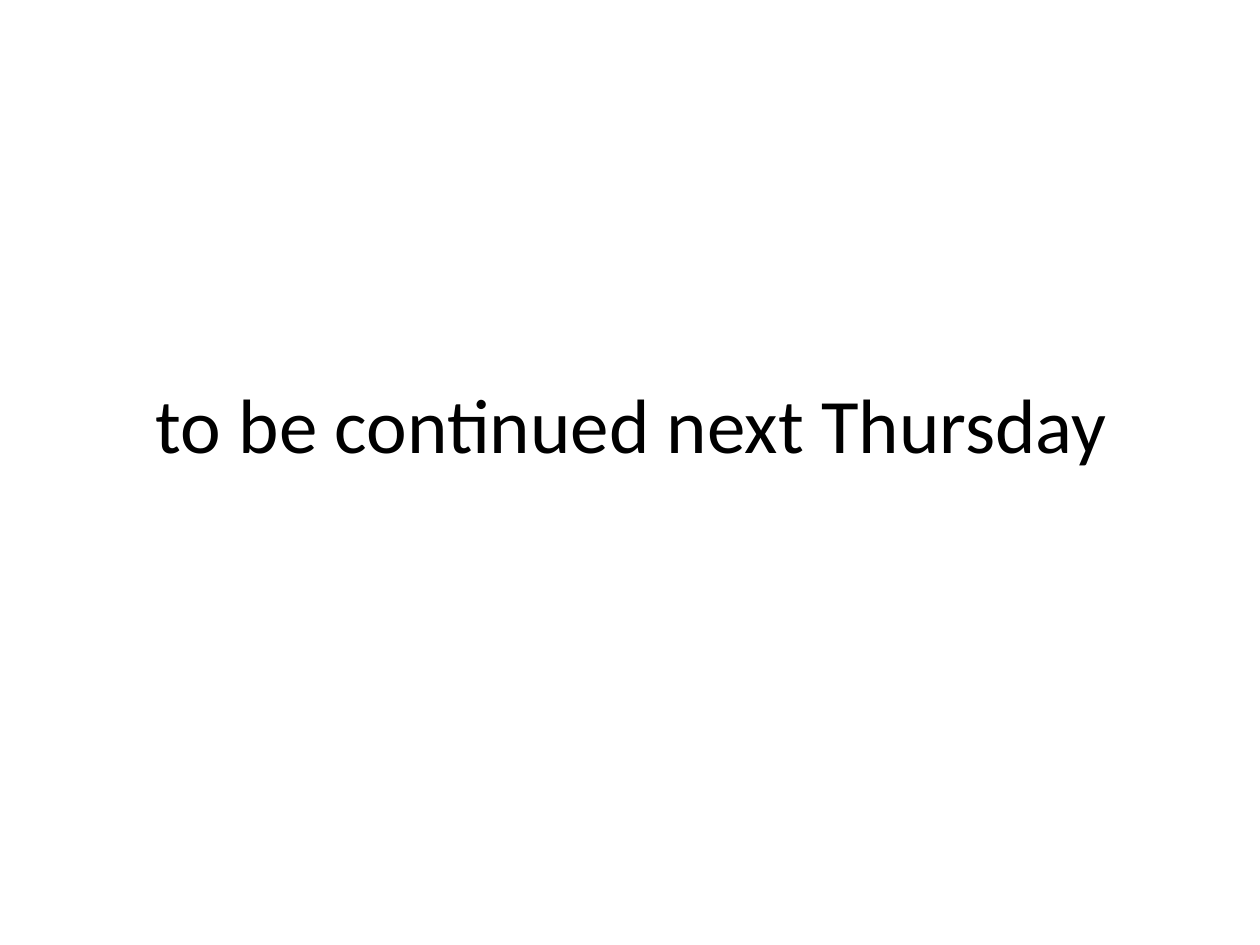
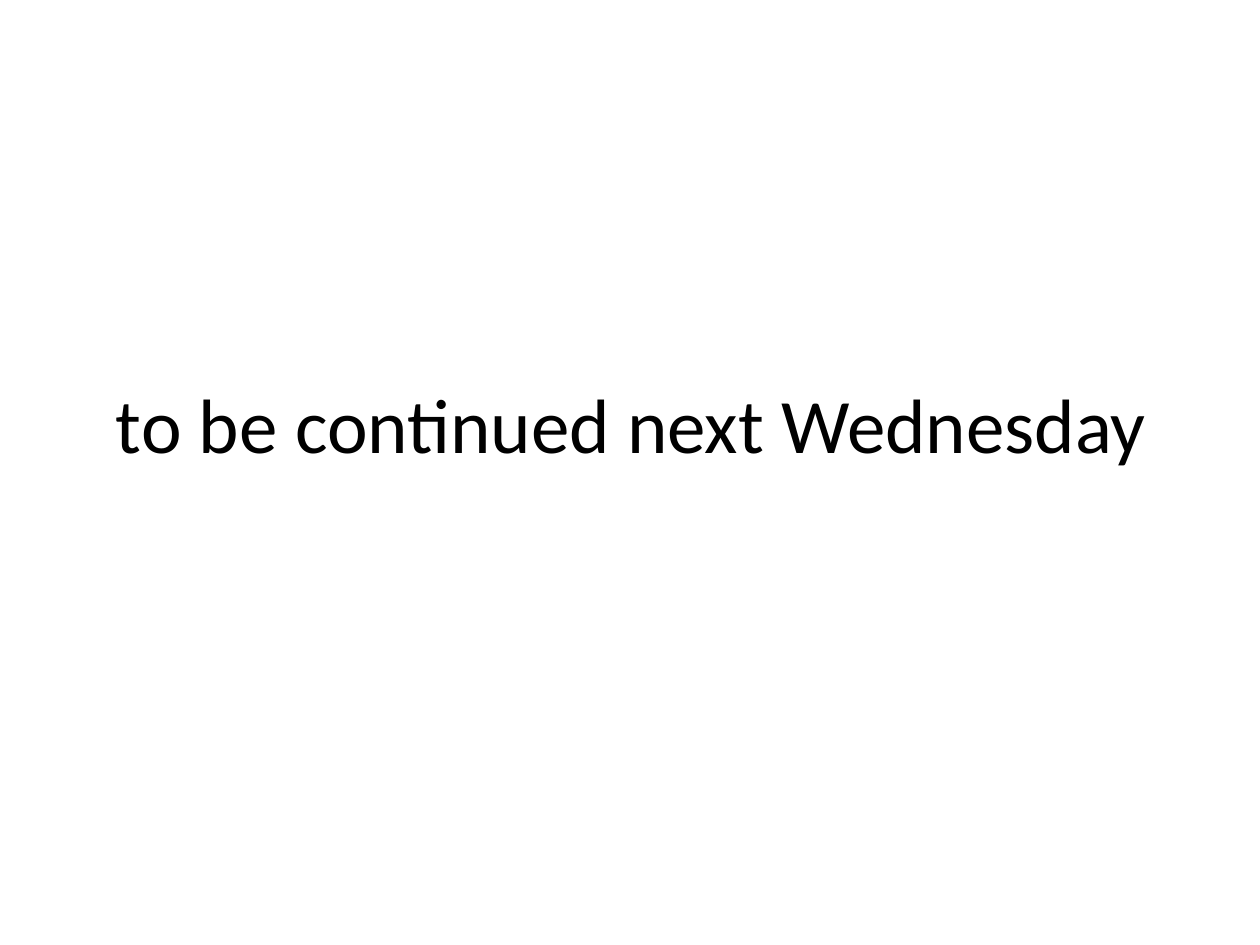
Before and after one commit to e-moe/sf-levi9, a slide deck: slide 25 of assets/workshop_2_sonata.pptx. Drawn at 1260x945 pixels with LibreOffice and Linux fonts; fonts in the diff are those of the drawing. Boxes give left, top, right and bottom in pixels: in the first picture for what was removed or moved away, otherwise in the second. Text is boxed around its words. In the diff, an @@ line names an element or a change of style, - is before the commit and + after.

```diff
--- a/assets/workshop_2_sonata.pptx
+++ b/assets/workshop_2_sonata.pptx
@@ title at (116,399,1145,466): text changed @@
-to be continued next Thursday
+to be continued next Wednesday
```
Also in this commit, not shown: 2 other slides changed, 2 other files.
